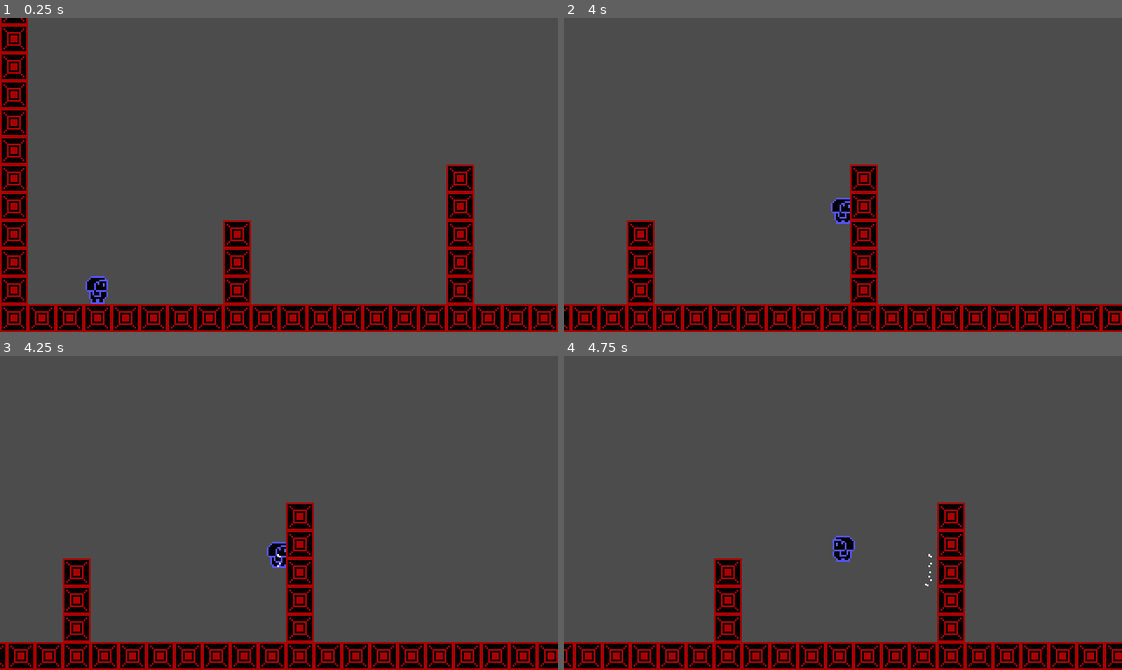
Above: before the commit, frames 1-4 (two rows, left to right).
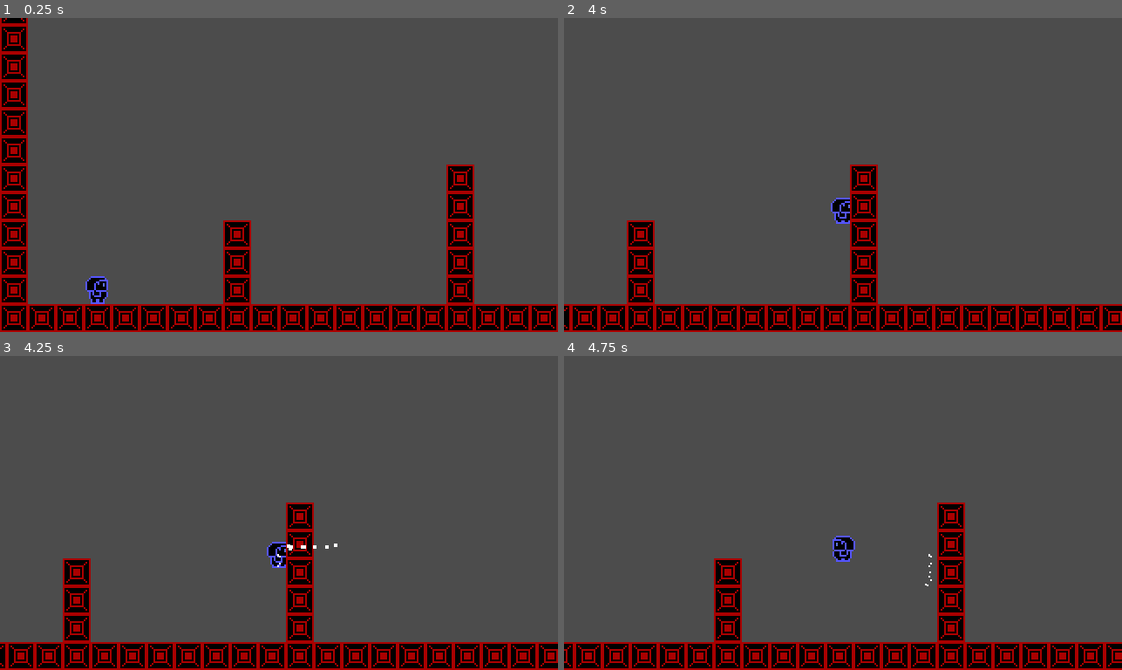
Above: after the commit, the same moments.

Repository: qbradq/lgj2022
Game: Godot game, scene res://Room/Test/Test1.tscn
Two runs of this game, one before a commit and one after it. Both use one fixed random seed, a clock stepped at 60 frames per second and the inputs below. Before the commit the project has no main scene; this scene is started directly in both runs.
Inputs:
- Up to frame 1 (0.25 s): no input
- Up to frame 2 (4 s): tap Enter (ui_accept) at 0.5, 0.77, 1.52, 3.02, 3.77 s; hold Right (ui_right) 0.53-2.03 s; hold Left (ui_left) 2.03-2.78 s; hold Right (ui_right) from 2.78 s (still down)
- Up to frame 3 (4.25 s): keep holding Right (ui_right); tap Escape (ui_cancel) at 4.15 s
- Up to frame 4 (4.75 s): release Right (ui_right) at 4.28 s; hold Left (ui_left) from 4.28 s (still down); tap Enter (ui_accept) at 4.52 s

Frames 1-2 are identical in both runs. In frame 3, less than 0.1% of the frame differs, in the area x 51-61%, y 59-62%; in frame 4, nothing differs.

Commit message:
Added player shot mechanic

Diff:
--- a/Player/Player.gd
+++ b/Player/Player.gd
@@ -1,4 +1,7 @@
 extends KinematicBody2D
+
+
+var bullet_scene:PackedScene = preload("res://Player/PlayerBullet.tscn")
 
 
 var walk_force:Vector2 = Vector2.RIGHT * 600.0
@@ -21,6 +24,7 @@
 
 
 func _input(event):
+	# Jump
 	if event.is_action_pressed("ui_accept"):
 		if is_on_floor():
 			velocity.y = jump_force.y
@@ -34,6 +38,13 @@
 		elif can_double_jump:
 			velocity.y = double_jump_force.y
 			can_double_jump = false
+	# Shoot
+	if event.is_action_pressed("ui_cancel"):
+		var b := bullet_scene.instance()
+		b.global_position = $ShotPosition.global_position
+		if $Sprite.flip_h:
+			b.velocity.x *= -1
+		get_parent().get_parent().add_child(b)
 
 
 func _physics_process(delta):
--- a/Player/Player.tscn
+++ b/Player/Player.tscn
@@ -91,6 +91,7 @@
 hframes = 3
 
 [node name="WallSlideParticles" type="CPUParticles2D" parent="."]
+emitting = false
 amount = 32
 local_coords = false
 emission_shape = 1
@@ -110,3 +111,6 @@
 [node name="RightWallRay" type="RayCast2D" parent="."]
 enabled = true
 cast_to = Vector2( 6, 0 )
+
+[node name="ShotPosition" type="Position2D" parent="."]
+position = Vector2( 0, -7 )
--- /dev/null
+++ b/Player/PlayerBullet.gd
@@ -0,0 +1,8 @@
+extends Area2D
+
+
+export var velocity:Vector2 = Vector2.RIGHT * 400.0
+
+
+func _physics_process(delta):
+	global_position += velocity * delta
--- /dev/null
+++ b/Player/PlayerBullet.tscn
@@ -0,0 +1,20 @@
+[gd_scene load_steps=3 format=2]
+
+[ext_resource path="res://Player/PlayerBullet.gd" type="Script" id=1]
+
+[sub_resource type="RectangleShape2D" id=1]
+extents = Vector2( 2, 2 )
+
+[node name="PlayerBullet" type="Area2D"]
+script = ExtResource( 1 )
+
+[node name="CPUParticles2D" type="CPUParticles2D" parent="."]
+amount = 16
+lifetime = 0.2
+local_coords = false
+emission_shape = 1
+emission_sphere_radius = 1.0
+scale_amount = 2.0
+
+[node name="CollisionShape2D" type="CollisionShape2D" parent="."]
+shape = SubResource( 1 )
--- a/project.godot
+++ b/project.godot
@@ -11,6 +11,7 @@
 [application]
 
 config/name="lgj2022"
+run/main_scene="res://Room/Test/Test1.tscn"
 config/icon="res://icon.png"
 
 [display]
